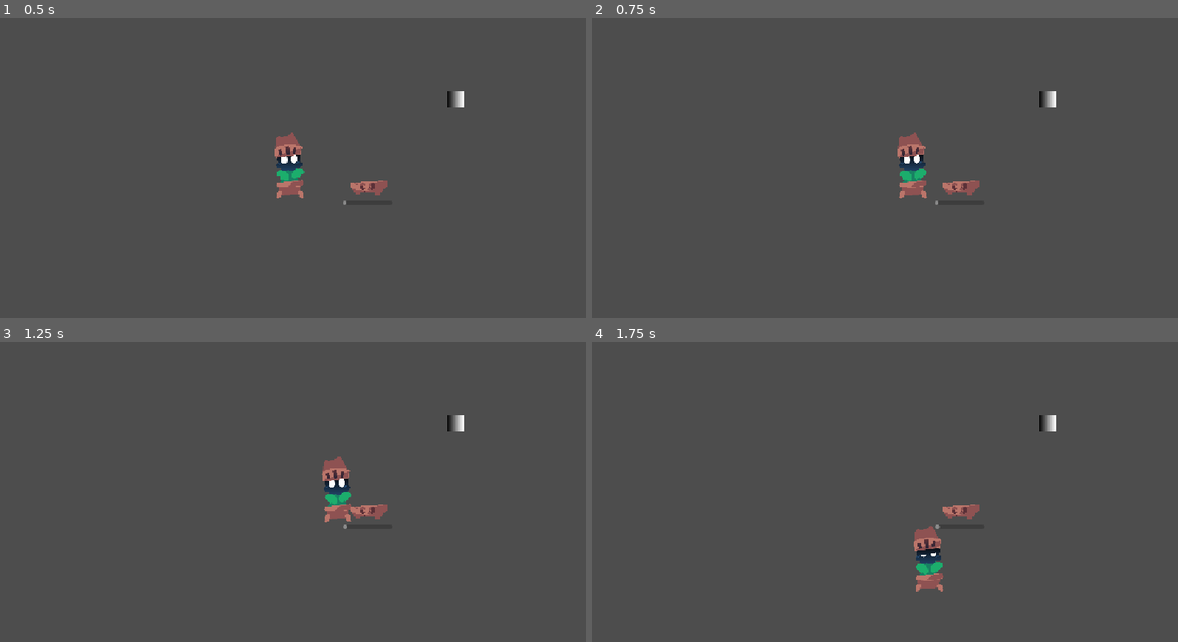
Above: before the commit, frames 1-4 (two rows, left to right).
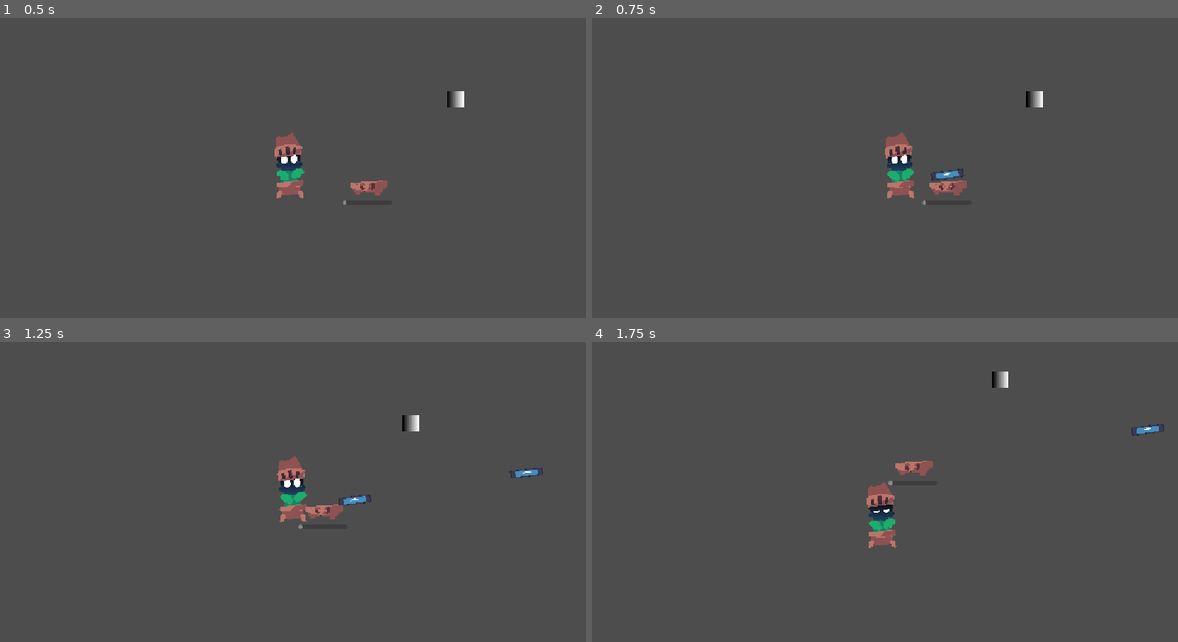
Above: after the commit, the same moments.

Repository: INV-matt/GMTK-Game-Jam-2026
Game: Godot game, scene res://debug/debug_world.tscn
The game is run twice, just before and just after one commit, with the same random seed, the same clock (stepped at 60 frames per second) and the same inputs. The engine's default icon, where the game draws it, is replaced by a stand-in: a white triangle on a blue panel in a dark square.
Inputs (mouse positions are in pixels of both pictures, inside the frame that each line leads up to):
- Up to frame 1 (0.5 s): no input
- Up to frame 2 (0.75 s): tap Enter at 0.5 s; move the mouse to (1013, 168) at 0.52 s; press the mouse at (1013, 168) at 0.53 s; hold D (move_right) from 0.53 s (still down)
- Up to frame 3 (1.25 s): keep holding D (move_right)
- Up to frame 4 (1.75 s): move the mouse to (761, 525) at 1.27 s; release D (move_right) at 1.28 s; release the mouse at (761, 525) at 1.28 s; hold S (move_down) from 1.28 s (still down); click (761, 525) at 1.35 s

Frame 1 is identical in both runs. In frame 2, 1.7% of the frame differs, in the area x 50-80%, y 24-63%; in frame 3, 2.3%; in frame 4, 2.5%, in the area x 46-98%, y 9-84%.

Commit message:
Implemented ability into player + Added cooldowns

Diff:
--- a/abilities/ability.gd
+++ b/abilities/ability.gd
@@ -6,6 +6,30 @@
 @export_multiline() var description: String
 @export var icon: Texture2D
 
+var plant_stage: int = 1
+
+var is_ready: bool = true
+
 #implement this function in its children
 @warning_ignore("unused_parameter")
-func apply_effect(plant_stage: int, player: Player, target: Vector2) -> void: pass
+func use_ability(player: Player, target: Vector2) -> void:
+  if !is_ready: return
+
+  apply_effect(player, target)
+
+@warning_ignore("unused_parameter")
+func apply_effect(player: Player, target: Vector2) -> void: pass
+
+func set_cooldown(player: Player, time: float) -> void:
+  is_ready = false
+
+  var t: Timer = Timer.new()
+  t.autostart = true
+  t.wait_time = time
+  t.timeout.connect(func():
+    is_ready = true
+    t.queue_free()
+  )
+  t.name = "%s - Cooldown" % ability_name
+
+  player.add_child(t)
--- a/abilities/roses_ability/rose_petal.tscn
+++ b/abilities/roses_ability/rose_petal.tscn
@@ -9,6 +9,8 @@
 height = 64.0
 
 [node name="rose_petal" type="CharacterBody2D" unique_id=1294622087]
+collision_layer = 0
+collision_mask = 0
 script = ExtResource("1_i52gp")
 
 [node name="Icon" type="Sprite2D" parent="." unique_id=706256037]
--- a/abilities/roses_ability/roses_ability.gd
+++ b/abilities/roses_ability/roses_ability.gd
@@ -2,12 +2,15 @@
 
 const ROSE_PETAL = preload("uid://dhj7xm6p75r6t")
 
-func apply_effect(plant_stage: int, player: Player, target: Vector2) -> void:
+func apply_effect(player: Player, target: Vector2) -> void:
   var dir: Vector2 = (target - player.global_position).normalized()
 
   for i in range(plant_stage):
     var petal: RosePetal = ROSE_PETAL.instantiate()
     petal.direction = dir
+    petal.global_position = player.global_position
     petal.global_position += dir * i * 50
 
     player.get_tree().get_root().add_child.call_deferred(petal)
+
+  set_cooldown(player, .5)
--- a/debug/debug_world.tscn
+++ b/debug/debug_world.tscn
@@ -19,7 +19,8 @@
 
 [node name="Player" parent="." unique_id=386552564 instance=ExtResource("1_ueq8k")]
 
-[node name="Camera2D" type="Camera2D" parent="." unique_id=1089025268]
+[node name="Camera2D" type="Camera2D" parent="Player" unique_id=1089025268]
+position_smoothing_enabled = true
 
 [node name="enemy" type="Sprite2D" parent="." unique_id=1184446523]
 position = Vector2(321, -166)
--- a/plants/plant_resource.gd
+++ b/plants/plant_resource.gd
@@ -19,16 +19,19 @@
 
 @warning_ignore("unused_parameter")
 func planted(pot: Pot) -> void:
-  print("Planted")
+  pass # print("Planted")
 
 @warning_ignore("unused_parameter")
 func process(delta: float, pot: Pot, stage: int) -> void:
-  print("Process")
+  pass # print("Process")
 
 @warning_ignore("unused_parameter")
 func grown(pot: Pot, stage: int) -> void:
-  print("Grown to stage: %s" % stage)
+  if give_ability:
+    ability.plant_stage = stage
+
+  # print("Grown to stage: %s" % stage)
 
 @warning_ignore("unused_parameter")
 func unplanted(pot: Pot) -> void:
-  print("Unplanted")
+  pass # print("Unplanted")
--- a/player/player.gd
+++ b/player/player.gd
@@ -3,9 +3,11 @@
 
 @export var SPEED = 300.0
 
-@export var hp_comp: HpComp
-@export var death_timer: Timer
-@export var sprite: AnimatedSprite2D
+@export var ability: Ability
+
+@onready var hp_comp: HpComp = %HpComp
+@onready var death_timer: Timer = %DeathTimer
+@onready var sprite: AnimatedSprite2D = %sprite
 
 var is_dead: bool = false
 
@@ -22,12 +24,11 @@
 
   move_and_slide()
 
-
 func on_heal(amt: float) -> void:
   print("Healed %s, health remaining: %s" % [amt, hp_comp.hp])
 
 func on_hit(amt: float) -> void:
-  print("Hit %s, health remaining: %s" % [amt, hp_comp.hp])
+  print("Hit %s, health remaining: %s" % [-amt, hp_comp.hp])
 
 func on_death() -> void:
   print("You died")
@@ -38,4 +39,8 @@
   print("Respawning")
   is_dead = false
   hp_comp.full_heal()
-  position = Vector2(0, 0) # TODO: make it spawn in its original spawn point, not on the greenhouse
+  global_position = Vector2(0, 0) # TODO: make it spawn in its original spawn point, not on the greenhouse
+
+func _process(_delta: float) -> void:
+  if Input.is_action_pressed("primary"):
+    ability.use_ability(self, get_global_mouse_position())
--- a/player/player.tscn
+++ b/player/player.tscn
@@ -1,6 +1,7 @@
 [gd_scene format=3 uid="uid://cpxllxa1xe7k3"]
 
 [ext_resource type="Script" uid="uid://n8fcaaksuqjl" path="res://player/player.gd" id="1_oul6g"]
+[ext_resource type="Resource" uid="uid://bddwvcmxgn3pw" path="res://abilities/roses_ability/roses_ability.tres" id="2_qjkh3"]
 [ext_resource type="Script" uid="uid://bfuubedgq33em" path="res://components/hurtbox.gd" id="2_rkbax"]
 [ext_resource type="Script" uid="uid://d1jlu0g173ory" path="res://components/hp_comp.gd" id="3_g1dw6"]
 [ext_resource type="Texture2D" uid="uid://ct5ehol4o2vkq" path="res://assets/sprites/Terracota_Idle_Sheet.png" id="4_yw30f"]
@@ -338,11 +339,9 @@
 "speed": 5.0
 }]
 
-[node name="Player" type="CharacterBody2D" unique_id=386552564 node_paths=PackedStringArray("hp_comp", "death_timer", "sprite")]
+[node name="Player" type="CharacterBody2D" unique_id=386552564]
 script = ExtResource("1_oul6g")
-hp_comp = NodePath("HpComp")
-death_timer = NodePath("DeathTimer")
-sprite = NodePath("AnimatedSprite2D")
+ability = ExtResource("2_qjkh3")
 
 [node name="Hurtbox" type="Area2D" parent="." unique_id=1828331245]
 position = Vector2(0, -37)
@@ -357,16 +356,19 @@
 shape = SubResource("CircleShape2D_yw30f")
 
 [node name="HpComp" type="Node" parent="." unique_id=1496722611 node_paths=PackedStringArray("hp_bar")]
+unique_name_in_owner = true
 script = ExtResource("3_g1dw6")
 use_hp_bar = true
 hp_bar = NodePath("../ProgressBar")
 metadata/_custom_type_script = "uid://d1jlu0g173ory"
 
 [node name="DeathTimer" type="Timer" parent="." unique_id=358401912]
+unique_name_in_owner = true
 wait_time = 5.0
 one_shot = true
 
-[node name="AnimatedSprite2D" type="AnimatedSprite2D" parent="." unique_id=400499545]
+[node name="sprite" type="AnimatedSprite2D" parent="." unique_id=400499545]
+unique_name_in_owner = true
 position = Vector2(0, -37)
 scale = Vector2(0.3, 0.3)
 sprite_frames = SubResource("SpriteFrames_utduo")
--- a/project.godot
+++ b/project.godot
@@ -46,6 +46,27 @@
 , Object(InputEventKey,"resource_local_to_scene":false,"resource_name":"","device":-1,"window_id":0,"alt_pressed":false …(186 unchanged characters)…
 ]
 }
+primary={
+"deadzone": 0.2,
+"events": [Object(InputEventMouseButton,"resource_local_to_scene":false,"resource_name":"","device":-1,"window_id":0,"alt_pressed":false,"shift_pressed":false,"ctrl_pressed":false,"meta_pressed":false,"button_mask":0,"position":Vector2(0, 0),"global_position":Vector2(0, 0),"factor":1.0,"button_index":1,"canceled":false,"pressed":false,"double_click":false,"script":null)
+]
+}
+secondary={
+"deadzone": 0.2,
+"events": [Object(InputEventMouseButton,"resource_local_to_scene":false,"resource_name":"","device":-1,"window_id":0,"alt_pressed":false,"shift_pressed":false,"ctrl_pressed":false,"meta_pressed":false,"button_mask":0,"position":Vector2(0, 0),"global_position":Vector2(0, 0),"factor":1.0,"button_index":2,"canceled":false,"pressed":false,"double_click":false,"script":null)
+]
+}
+tertiary={
+"deadzone": 0.2,
+"events": [Object(InputEventKey,"resource_local_to_scene":false,"resource_name":"","device":-1,"window_id":0,"alt_pressed":false,"shift_pressed":false,"ctrl_pressed":false,"meta_pressed":false,"pressed":false,"keycode":0,"physical_keycode":32,"key_label":0,"unicode":32,"location":0,"echo":false,"script":null)
+]
+}
+
+[layer_names]
+
+2d_physics/layer_1="environment"
+2d_physics/layer_2="player"
+2d_physics/layer_3="enemies"
 
 [physics]
 
